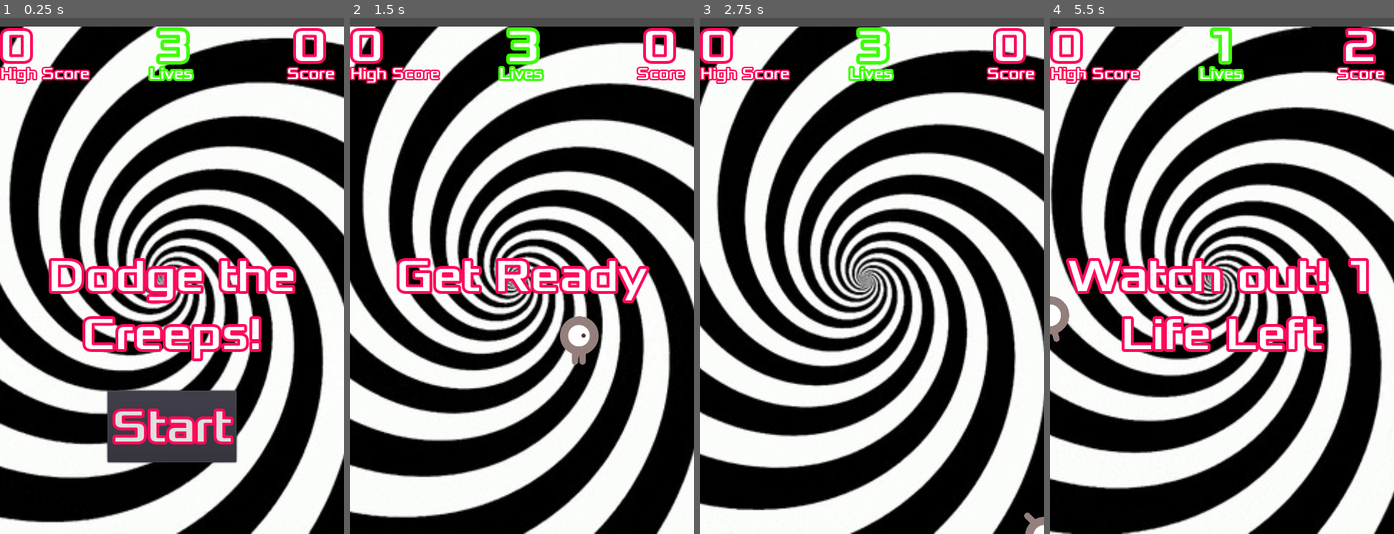
Above: before the commit, frames 1-4 (left to right).
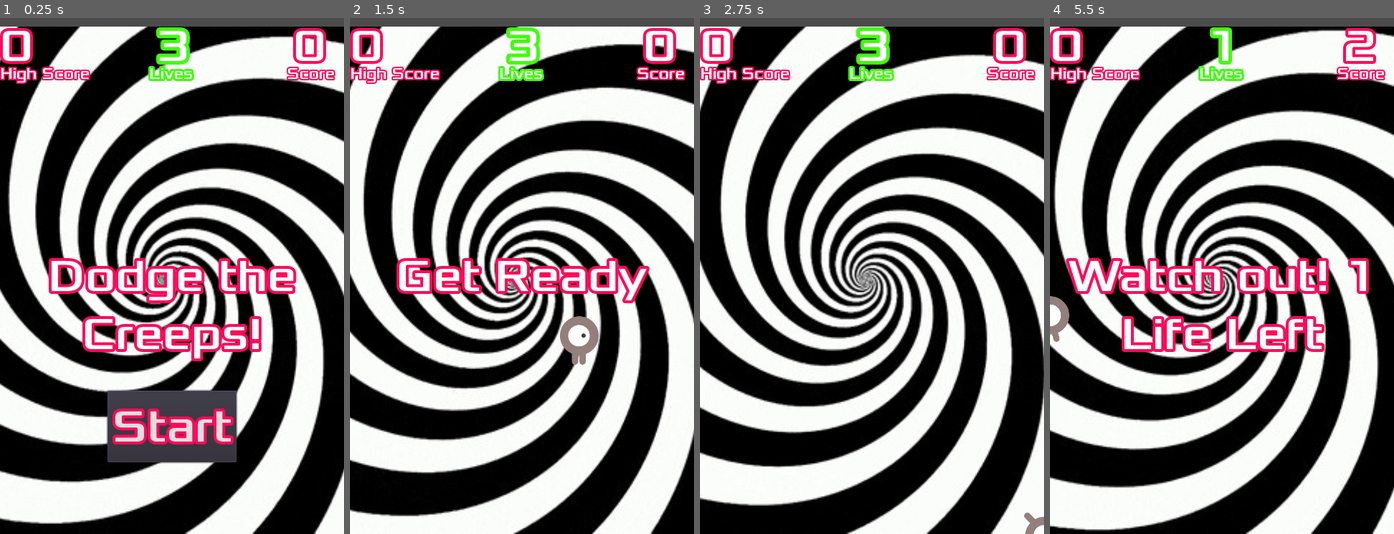
Above: after the commit, the same moments.

Repository: 44351-w22/godot-tutorial-TheMusicMan28
Game: Godot game, scene res://Main.tscn
The game is run twice, just before and just after one commit, with the same random seed, the same clock (stepped at 60 frames per second) and the same inputs.
Inputs:
- Up to frame 1 (0.25 s): no input
- Up to frame 2 (1.5 s): click "Start" at 0.5 s; hold Right (ui_right) from 1.28 s (still down)
- Up to frame 3 (2.75 s): release Right (ui_right) at 2.03 s; hold Down (ui_down) from 2.03 s (still down)
- Up to frame 4 (5.5 s): release Down (ui_down) at 2.78 s; hold Right (ui_right) 2.78-3.53 s; hold Up (ui_up) 3.53-4.28 s; hold Left (ui_left) from 4.28 s (still down)

The runs differ from the first frame. In frame 1, 82% of the frame differs, in the area x 0-100%, y 1-100%; in frame 2, 89%; in frame 3, 93%; in frame 4, 87%.

Commit message:
Update Pages to match

Diff:
--- a/Main.tscn
+++ b/Main.tscn
@@ -268,7 +268,7 @@
 position = Vector2( 232, 365.75 )
 scale = Vector2( 2.00667, 2.09615 )
 frames = SubResource( 2 )
-frame = 73
+frame = 127
 speed_scale = 5.0
 playing = true
 
Not shown, changed: docs/index.html
Not shown, changed: docs/index.pck
